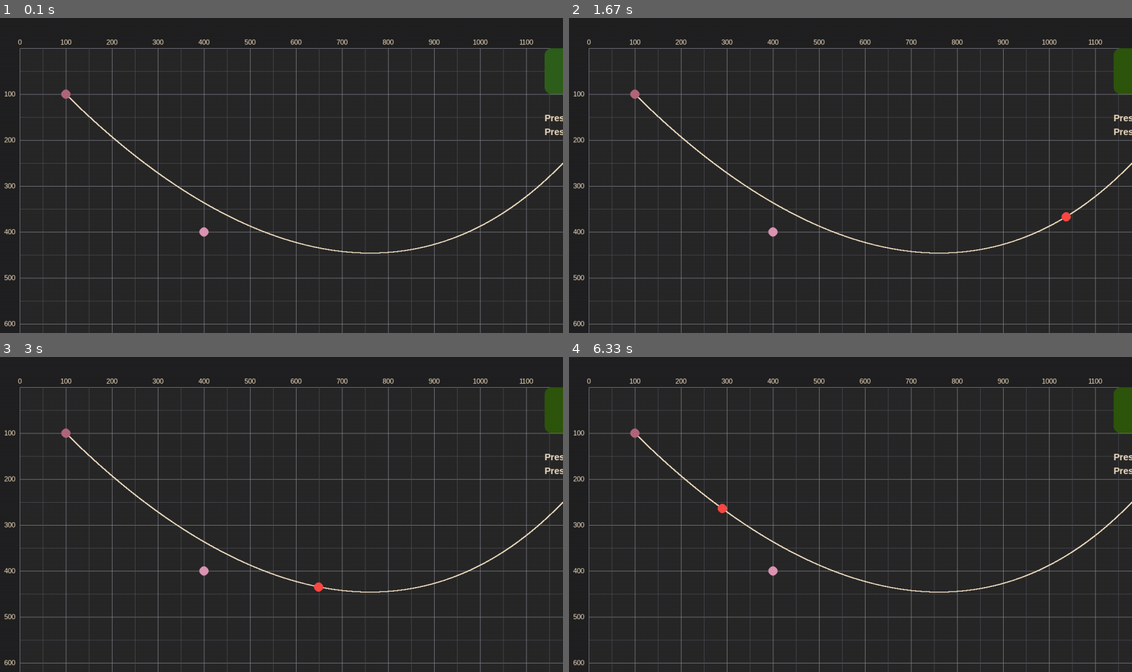
Above: before the commit, frames 1-4 (two rows, left to right).
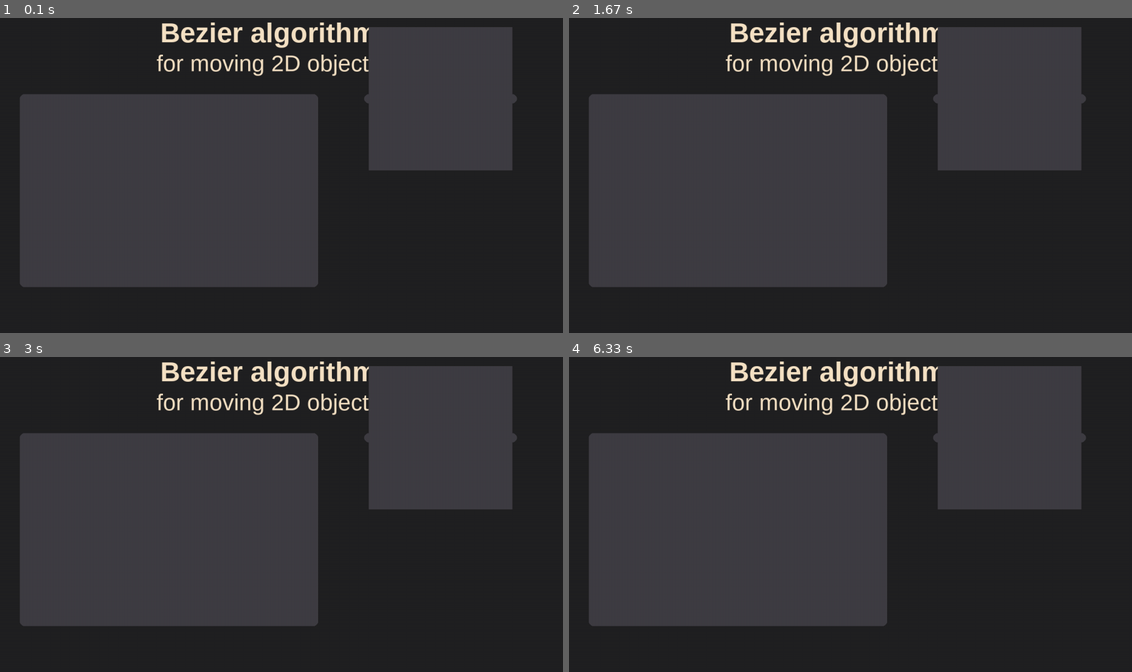
Above: after the commit, the same moments.

Repository: 0wlie22/bezier-curve-motion
Game: pygame game, started from main_pygame.py
Same seed, same stepped clock (60 frames per second), same inputs: the game is played once before the commit and once after it.
Inputs (mouse positions are in pixels of both pictures, inside the frame that each line leads up to):
- Up to frame 1 (0.1 s): no input
- Up to frame 2 (1.67 s): tap Space at 0.33 s
- Up to frame 3 (3 s): hold Space 2.17-2.63 s
- Up to frame 4 (6.33 s): click (963, 448) at 5.22 s; tap Space at 6 s

The runs differ from the first frame. In frame 1, 47% of the frame differs, in the area x 0-100%, y 1-100%; in frame 2, 47%; in frame 3, 47%; in frame 4, 47%.

Commit message:
Update main_pygame.py

Diff:
--- a/main_pygame.py
+++ b/main_pygame.py
@@ -1,26 +1,27 @@
 import pygame as pg
-import platform  # get the os on current device
+from pygame import FULLSCREEN
+
 import pyautogui  # get the size of the screen
 from scipy.special import binom  # for Bernstein polynomial
 
-# get size of current screen and adapt to it's size
-oper_syst = platform.system()
 WIDTH, HEIGHT = pyautogui.size()
-if oper_syst == 'Darwin':
-    HEIGHT -= 117
-if oper_syst == 'Windows':
-    HEIGHT -= 60
-
-WIN = pg.display.set_mode((WIDTH, HEIGHT))
-# clock = pg.time.Clock()
+
+WIN = pg.display.set_mode((WIDTH, HEIGHT), FULLSCREEN)
 
 koord_list = [100, 100, 400, 400, 900, 700, 1300, 100]
 border: int = 100
 line_koord_x = []
 line_koord_y = []
 
+# split coordinate list into separate x and y coordinate lists
+for i in range(0, len(koord_list)):
+    koord_list[i] += border
+koord_x: list = koord_list[::2]
+koord_y: list = koord_list[1::2]
+
 colors: dict = {
     "fill": "#212122",
+    "rect": "#3F3D43",
     "area": "#282828",
     "grid_main_line": "#8a8996",
     "grid_sub_line": "#4e4e59",
@@ -33,12 +34,6 @@
     "text": "#000000"
 }
 
-# split coordinate list into separate x and y coordinate lists
-for i in range(0, len(koord_list)):
-    koord_list[i] += border
-koord_x: list = koord_list[::2]
-koord_y: list = koord_list[1::2]
-
 
 def grid(indent: int):  # draw grid only
     WIN.fill(colors["fill"])
@@ -108,19 +103,31 @@
     font1 = pg.font.SysFont("Arial", 20, bold=True)
     font2 = pg.font.SysFont("Arial", 15)
     font3 = pg.font.SysFont("Arial", 60, bold=True)
-
-    font = font1 if size == 1 else (font2 if size == 2 else font3)
+    font4 = pg.font.SysFont("Arial", 50)
+
+    font = font1 if size == 1 else (font2 if size == 2 else (font3 if size == 3 else font4))
     text = font.render(string, True, colors["line"])
 
     if change:
         x -= text.get_width()
         y -= text.get_height()
         if "x" in change_coord:
-            x += text.get_width()/2
+            x += text.get_width() / 2
         if "y" in change_coord:
-            y += text.get_height()/2
+            y += text.get_height() / 2
 
     WIN.blit(text, (x, y))
+
+
+def main_menu():
+    WIN.fill(colors["fill"])
+
+    blit_text("Bezier algorithm", WIDTH / 2, 100, 3, True, "x")
+    blit_text("for moving 2D objects", WIDTH / 2, 160, 4, True, "x")
+    pg.draw.rect(WIN, colors["rect"], (100, 200, (WIDTH - 200) / 5 * 3, HEIGHT - 300), int((WIDTH - 200) / 5 * 3), 10)
+    pg.draw.rect(WIN, colors["rect"], (200 + (WIDTH - 200) / 5 * 3, 200,
+                                       WIDTH - (WIDTH - 200) / 5 * 3 - 300, HEIGHT - 700),
+                 int(WIDTH - (WIDTH - 200) / 5 * 3 - 300), 10)
 
 
 def redraw_window(time: float, move_point: bool):
@@ -145,6 +152,7 @@
     blit_text("y: " + str(int(y - 100)), 100, 1040, 2)
 
     dots()
+    main_menu()
 
 
 def main():
@@ -154,12 +162,12 @@
     t = 0
 
     # fill the list with line coordinate values
-    while t <= 1.0:
+    while t <= 1:
         polynom(koord_x, koord_y, t)
         t += 0.0001
 
     pg.init()
-    pg.display.set_caption("Bézier curve")
+    pg.display.set_caption("Beziér curve")
 
     while run:
         for event in pg.event.get():
@@ -171,24 +179,26 @@
             if event.type == pg.KEYDOWN:
                 if event.key == pg.K_SPACE:
                     move_point = not move_point
+                    if time > 1:
+                        time = 0
             if event.type == pg.MOUSEBUTTONDOWN:
                 mouse = pg.mouse.get_pos()
                 if 1550 <= mouse[0] <= 1850 and 100 <= mouse[1] <= 200:
                     move_point = not move_point
-
-        if time <= 1.0:
-            redraw_window(time, move_point)
-        else:
+                    if time > 1:
+                        time = 0
+
+        if time > 1:
             move_point = False
-            time = 0
+        redraw_window(time, move_point)
 
         if move_point:
             time += 0.01
 
         pg.display.update()
-        # clock.tick(1000)
     pg.quit()
     quit()
 
 
-main()
+if __name__ == "__main__":
+    main()
